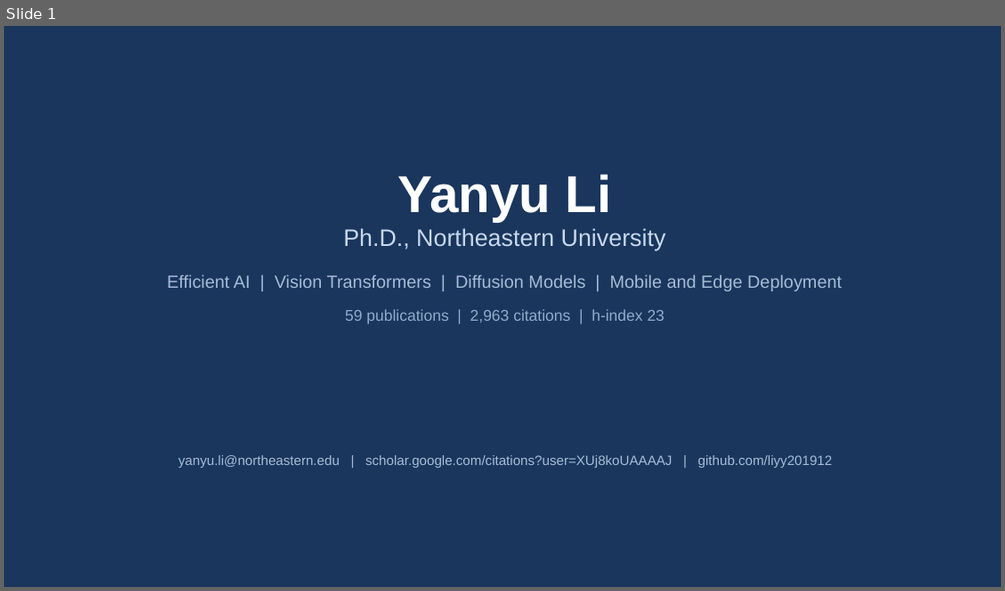
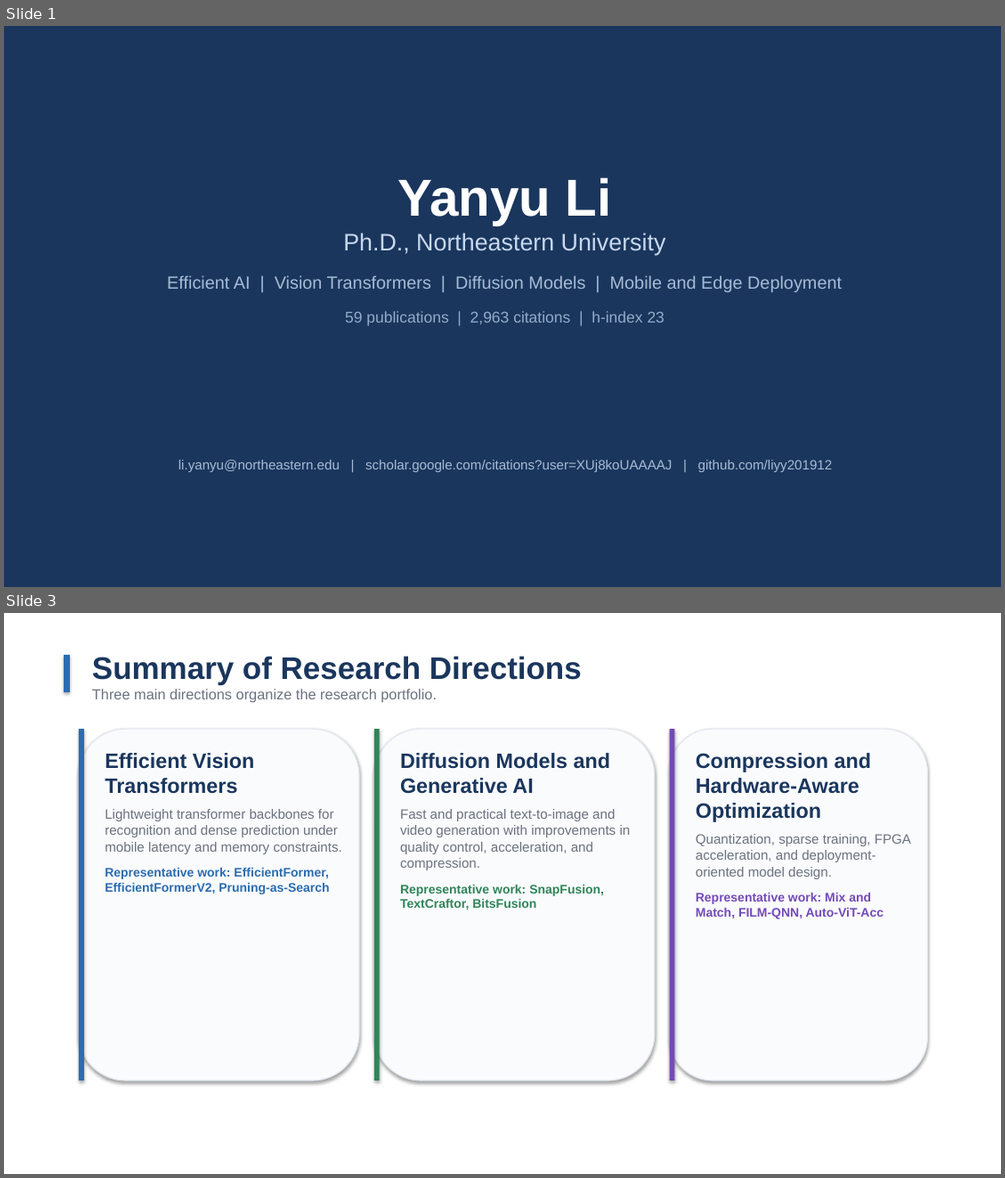
Before and after one commit to liyy201912/yy-webpage, a slide deck: presentation.pptx. Shown one above the other, each under a label of ours: slide 1 before the commit, slides 1 and 3 after it; the slides between them are not shown. The pictures are 1005x591 and 1005x1178 pixels, drawn with LibreOffice and Linux fonts; fonts in the diff are those of the drawing. Boxes give left, top, right and bottom in pixels: in the first picture for what was removed or moved away, otherwise in the second. Text is boxed around its words. In the diff, an @@ line names an element or a change of style, - is before the commit and + after.

```diff
--- a/presentation.pptx
+++ b/presentation.pptx
@@ slide 3 added at [4,613,1001,1174], background #FFFFFF @@
@@ rectangle added at [64,655,70,692], fill #2B6CB0 @@
@@ text added at [92,656,582,703], 14 pt, text #6B7280 @@
+Summary of Research Directions
+Three main directions organize the research portfolio.
@@ rounded rectangle added at [79,729,359,1080], fill #FAFBFD, outline #E2E8F0 1 pt @@
@@ rectangle added at [79,729,84,1080], fill #2B6CB0 @@
@@ rounded rectangle added at [374,729,655,1080], fill #FAFBFD, outline #E2E8F0 1 pt @@
@@ rectangle added at [374,729,380,1080], fill #2F8559 @@
@@ rounded rectangle added at [670,729,928,1080], fill #FAFBFD, outline #E2E8F0 1 pt @@
@@ rectangle added at [670,729,675,1080], fill #734AB8 @@
@@ text added at [105,753,342,894], 13 pt, text #6B7280 @@
+Efficient Vision Transformers
+Lightweight transformer backbones for recognition and dense prediction under mobile latency and memory constraints.
+Representative work: EfficientFormer, EfficientFormerV2, Pruning-as-Search
@@ text added at [400,753,631,909], 13 pt, text #6B7280 @@
+Diffusion Models and Generative AI
+Fast and practical text-to-image and video generation with improvements in quality control, acceleration, and compression.
+Representative work: SnapFusion, TextCraftor, BitsFusion
@@ text added at [696,753,911,919], 13 pt, text #6B7280, bold @@
+Compression and Hardware-Aware Optimization
+Quantization, sparse training, FPGA acceleration, and deployment-oriented model design.
+Representative work: Mix and Match, FILM-QNN, Auto-ViT-Acc
@@ slide 1 changed as well @@
@@ text at [343,232,666,255]: less space between paragraphs @@
@@ text at [178,459,833,472]: text changed @@
-yanyu.li@northeastern.edu | scholar.google.com/citations?user=XUj8koUAAAAJ | github.com/liyy201912
+li.yanyu@northeastern.edu | scholar.google.com/citations?user=XUj8koUAAAAJ | github.com/liyy201912
```
Also in this commit, not shown: 3 other slides changed, 2 other slides added, 5 slides removed, 3 other files.
